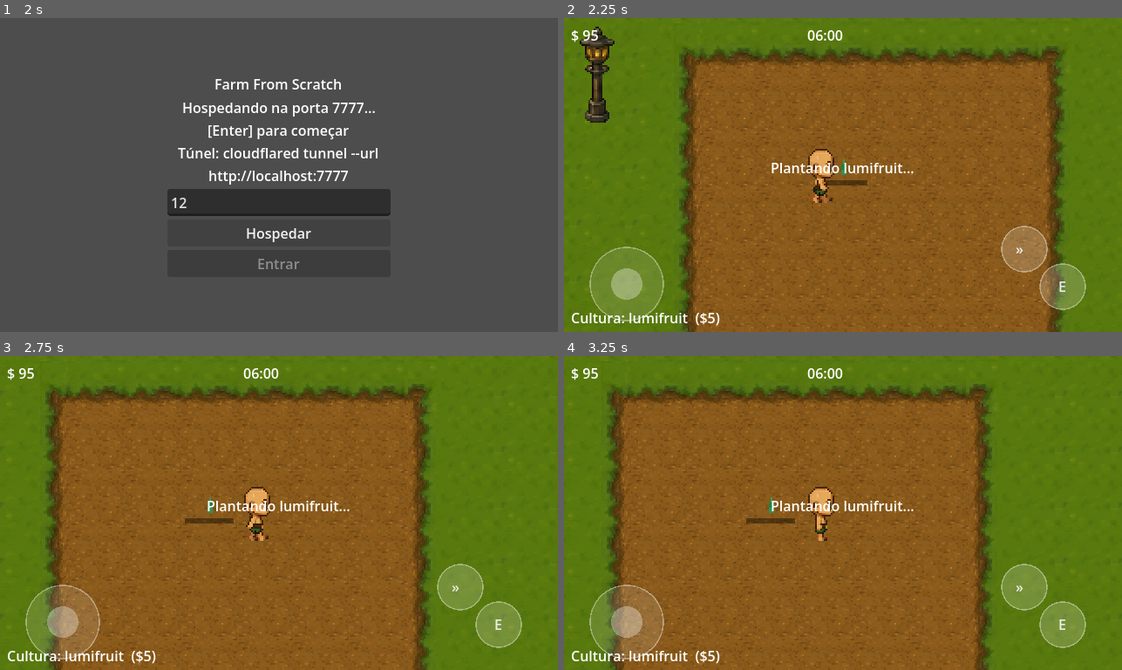
Above: before the commit, frames 1-4 (two rows, left to right).
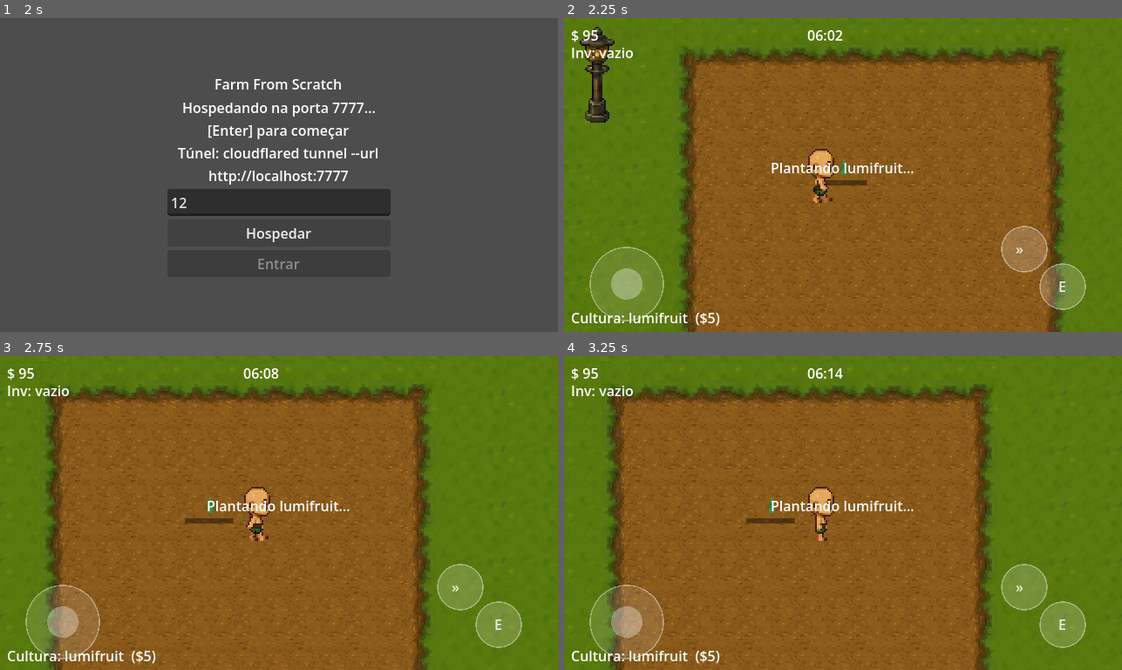
Above: after the commit, the same moments.

Repository: BrunoKagami/farm-from-scratch
Game: Godot game, scene res://scenes/Lobby.tscn
Same seed, same stepped clock (60 frames per second), same inputs: the game is played once before the commit and once after it.
Inputs (mouse positions are in pixels of both pictures, inside the frame that each line leads up to):
- Up to frame 1 (2 s): click (279, 165) at 0.52 s; type "12" at 0.6 s; click "Hospedar" at 1.25 s
- Up to frame 2 (2.25 s): tap Enter (ui_accept) at 2 s; move the mouse to (965, 159) at 2.02 s; hold Right (ui_right) from 2.03 s (still down); tap E at 2.1 s; click (965, 159) at 2.17 s
- Up to frame 3 (2.75 s): keep holding Right (ui_right); tap Enter (ui_accept) at 2.27 s
- Up to frame 4 (3.25 s): release Right (ui_right) at 2.75 s; drag from (731, 528) to (815, 575) at 2.77 s

Frame 1 is identical in both runs. In frame 2, 0.2% of the frame differs, in the area x 1-50%, y 3-13%; in frame 3, 0.2%; in frame 4, 0.2%.

Commit message:
feat: add day/night clock — DayNight node wired into World.tscn, HUD.set_clock added
Co-Authored-By: Claude Sonnet 4.6 <noreply@anthropic.com>

Diff:
--- a/scenes/World.tscn
+++ b/scenes/World.tscn
@@ -1,5 +1,6 @@
-[gd_scene load_steps=26 format=3 uid="uid://world_main"]
-
+[gd_scene load_steps=27 format=3 uid="uid://world_main"]
+
+[ext_resource type="Script" path="res://scripts/DayNight.gd" id="11_dn"]
 [ext_resource type="Script" path="res://scripts/WorldGrid.gd" id="1_wg"]
 [ext_resource type="Script" path="res://scripts/Player.gd" id="2_pl"]
 [ext_resource type="Script" path="res://scripts/WorldMap.gd" id="3_wm"]
@@ -101,6 +102,9 @@
 [node name="World" type="Node2D"]
 y_sort_enabled = true
 script = ExtResource("1_wg")
+
+[node name="DayNight" type="Node" parent="."]
+script = ExtResource("11_dn")
 
 [node name="CanvasModulate" type="CanvasModulate" parent="."]
 color = Color(1, 1, 1, 1)
--- /dev/null
+++ b/scripts/DayNight.gd
@@ -0,0 +1,17 @@
+extends Node
+
+signal hour_changed(hour: int)
+
+const DAY_DURATION := 120.0  # segundos por dia completo
+
+var time_of_day := 0.25  # começa 06:00
+
+func _process(delta: float) -> void:
+	time_of_day += delta / DAY_DURATION
+	if time_of_day >= 1.0:
+		time_of_day -= 1.0
+	var hours := int(time_of_day * 24)
+	var minutes := int((time_of_day * 24 - hours) * 60)
+	var hud := get_node_or_null("/root/World/HUD")
+	if hud and hud.has_method("set_clock"):
+		hud.set_clock(hours, minutes)
--- a/scripts/HUD.gd
+++ b/scripts/HUD.gd
@@ -3,6 +3,7 @@
 @onready var money_label: Label = $MoneyLabel
 @onready var inv_label: Label   = $InvLabel
 @onready var crop_label: Label  = $CropLabel
+@onready var clock_label: Label = $ClockLabel
 @onready var msg_label: Label   = $MsgLabel
 
 func _ready() -> void:
@@ -15,18 +16,22 @@
 	money_label.text = "$ %d" % amount
 
 func refresh_inv() -> void:
-	var parts: Array[String] = []
-	for item in Inventory.items:
-		parts.append("%s x%d" % [item, Inventory.items[item]])
-	inv_label.text = "  ".join(parts) if parts.size() > 0 else ""
+	if Inventory.items.is_empty():
+		inv_label.text = "Inv: vazio"
+	else:
+		var parts: Array[String] = []
+		for item in Inventory.items:
+			parts.append("%s x%d" % [item, Inventory.items[item]])
+		inv_label.text = "Inv: " + "  ".join(parts)
 
 func refresh_crop(crop: String) -> void:
 	var cost: int = GameData.CROPS[crop]["seed_cost"]
 	crop_label.text = "Cultura: %s  ($%d)" % [crop, cost]
 
+func set_clock(hour: int, minute: int) -> void:
+	clock_label.text = "%02d:%02d" % [hour, minute]
+
 func show_msg(text: String) -> void:
 	msg_label.text = text
 	msg_label.visible = true
-	# Esconde depois de 3 segundos
-	var t := get_tree().create_timer(3.0)
-	t.timeout.connect(func(): msg_label.visible = false)
+	get_tree().create_timer(3.0).timeout.connect(func(): msg_label.visible = false)
